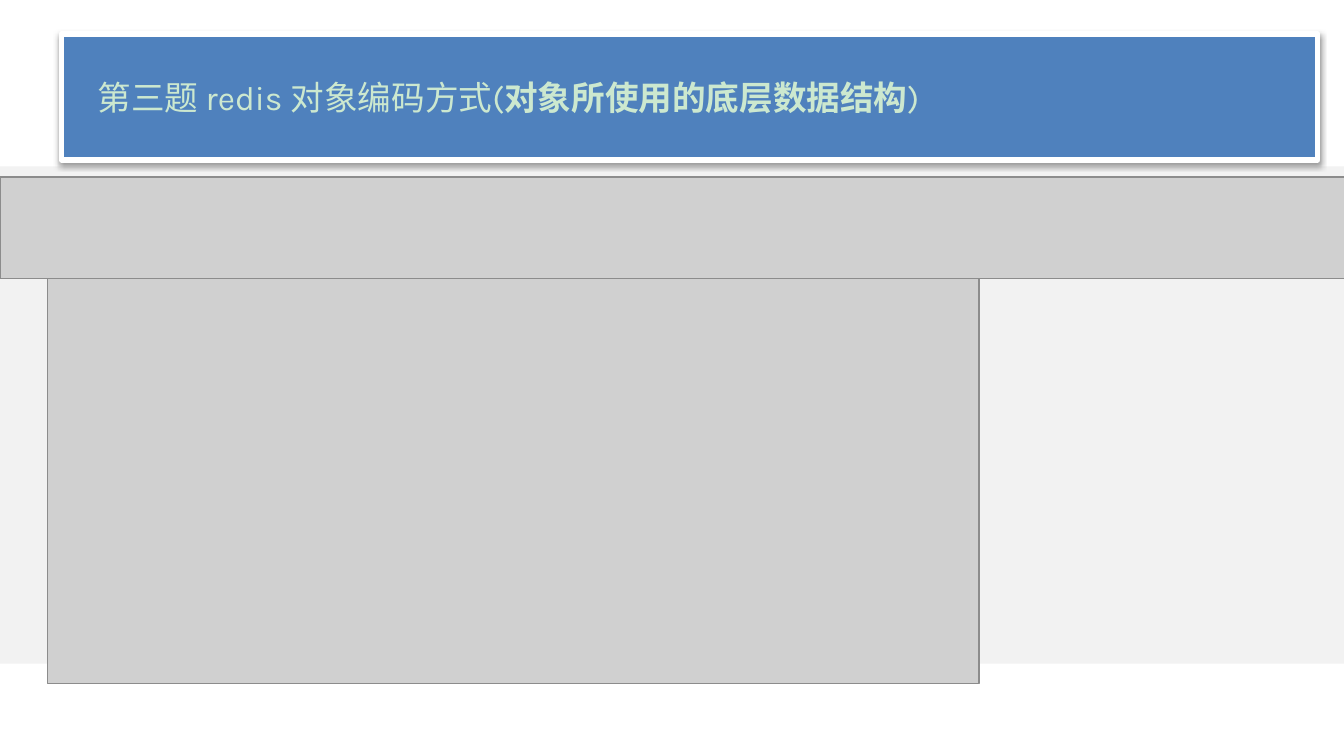
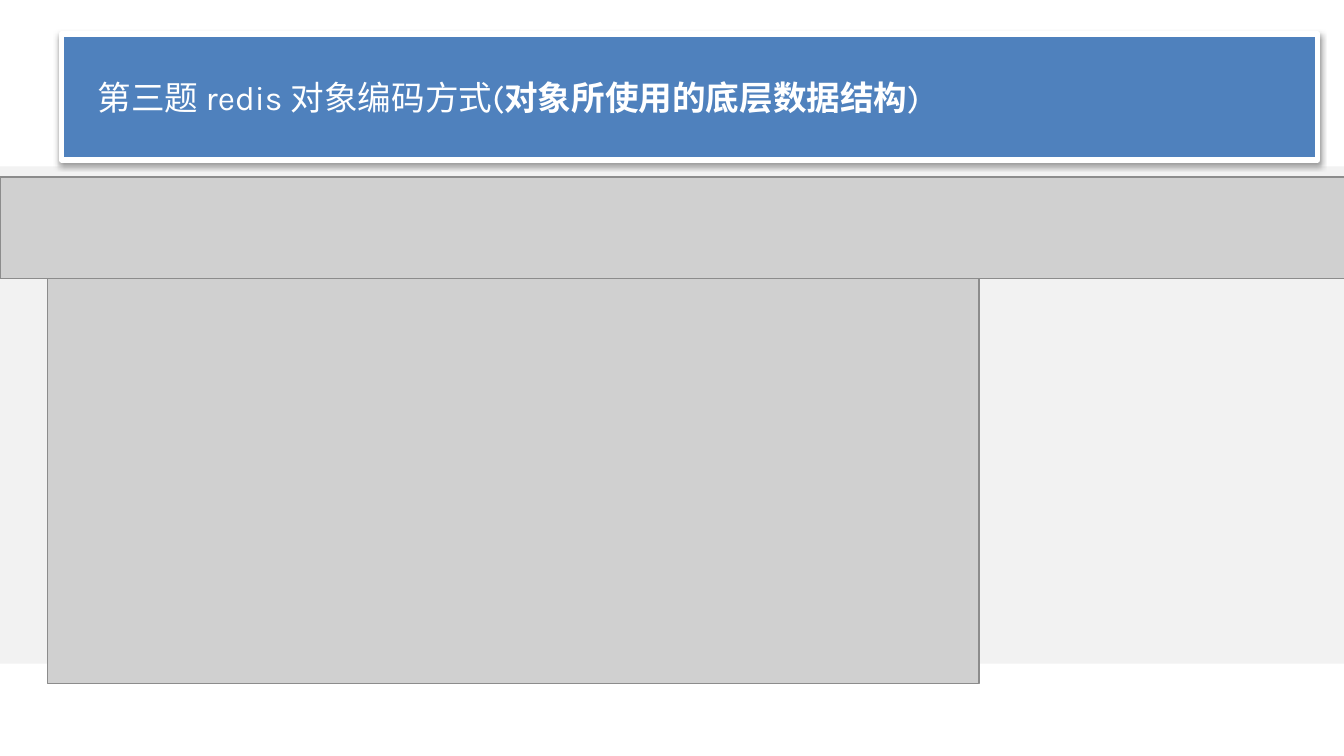
Before and after one commit to wangcy6/weekly, a slide deck: slide 12 of ppt/2020/服务器设计_组件篇.pptx (slide 11 before the commit). Drawn at 1344x756 pixels with LibreOffice and Linux fonts; fonts in the diff are those of the drawing; grey boxes stand for pictures; background and template pictures are left out. Boxes give left, top, right and bottom in pixels: in the first picture for what was removed or moved away, otherwise in the second. Text is boxed around its words. In the diff, an @@ line names an element or a change of style, - is before the commit and + after.

```diff
--- a/ppt/2020/服务器设计_组件篇.pptx
+++ b/ppt/2020/服务器设计_组件篇.pptx
@@ background #CCE8CF to #FFFFFF @@
@@ title "第三题 redis 对象编码方式(对象所使用的底层数据结构)" at bbox=[62, 34, 1318, 160]: text colour #CCE8CF to #FFFFFF; outline #CCE8CF 3 pt to #FFFFFF 3 pt @@
```
Also in this commit, not shown: 19 other slides changed, 3 slides added, 2 other files.
